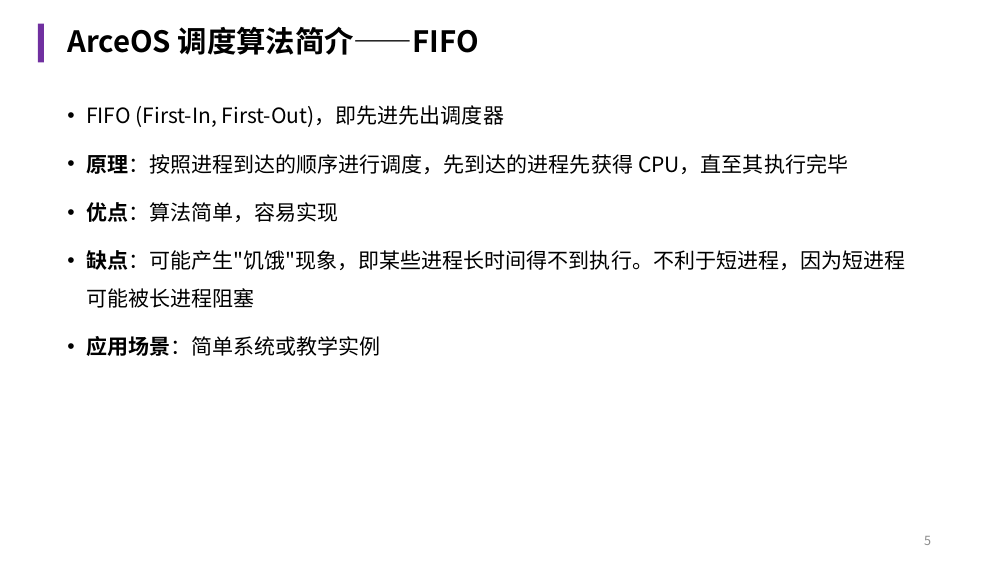
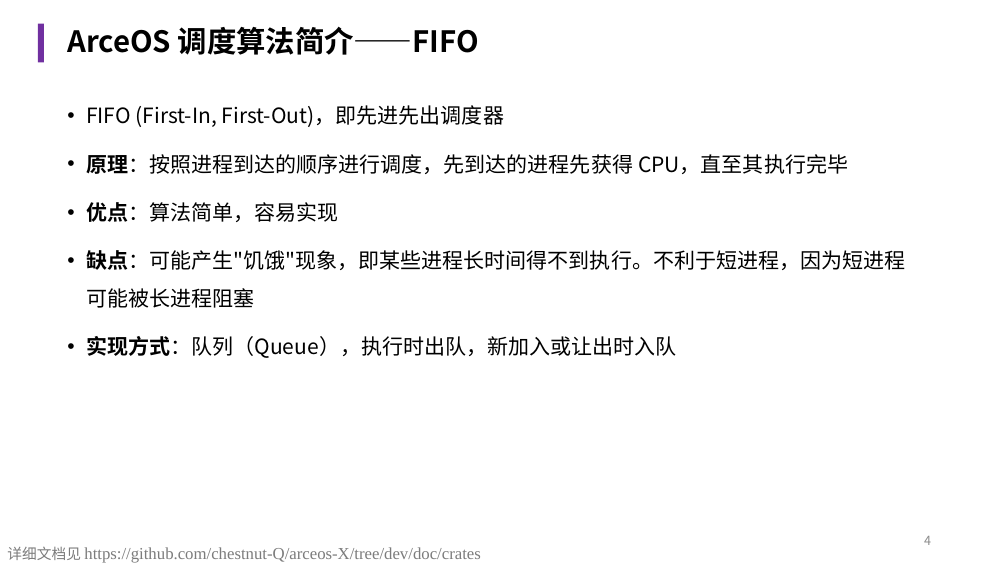
Before and after one commit to chestnut-Q/arceos-X, a slide deck: slide 4 of reports/中期报告.pptx (slide 5 before the commit). Drawn at 1008x567 pixels with LibreOffice and Linux fonts; fonts in the diff are those of the drawing. Boxes give left, top, right and bottom in pixels: in the first picture for what was removed or moved away, otherwise in the second. Text is boxed around its words. In the diff, an @@ line names an element or a change of style, - is before the commit and + after.

```diff
--- a/reports/中期报告.pptx
+++ b/reports/中期报告.pptx
@@ text at [86, 336, 676, 358]: text changed @@
-• 应用场景：简单系统或教学实例
+• 实现方式：队列（Queue），执行时出队，新加入或让出时入队
@@ page number at [924, 536, 931, 545]: text changed @@
-5
+4
@@ text added at [7, 547, 480, 563], 16 pt, text #7C7C7C @@
+详细文档见 https://github.com/chestnut-Q/arceos-X/tree/dev/doc/crates
```
Also in this commit, not shown: 7 other slides changed, 3 slides added, 1 slide removed.
